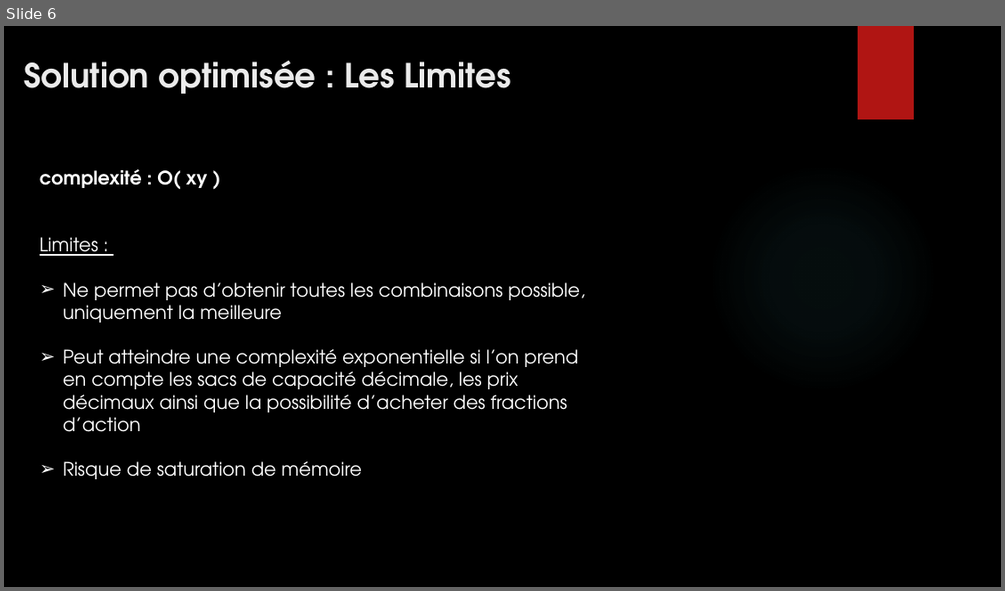
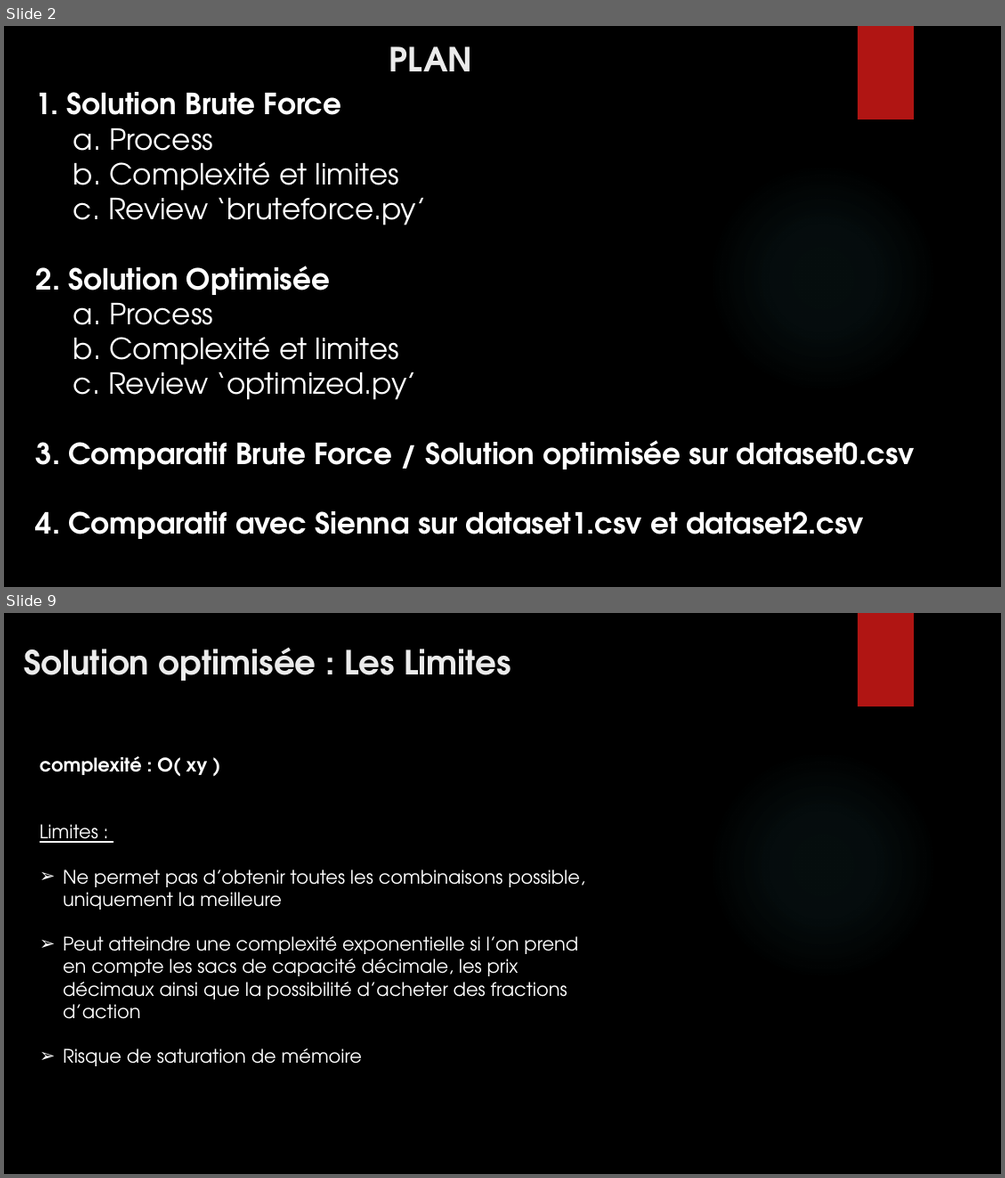
Before and after one commit to NidalChateur/OC_P7, a slide deck: slides/slides.pptx. Shown one above the other, each under a label of ours: slide 6 before the commit, slides 2 and 9 after it; the slides between them are not shown. The pictures are 1005x591 and 1005x1178 pixels, drawn with LibreOffice and Linux fonts; fonts in the diff are those of the drawing; background and template pictures are left out. Boxes give left, top, right and bottom in pixels: in the first picture for what was removed or moved away, otherwise in the second. Text is boxed around its words. In the diff, an @@ line names an element or a change of style, - is before the commit and + after.

```diff
--- a/slides/slides.pptx
+++ b/slides/slides.pptx
@@ slide 2 added at [4, 26, 1001, 587], background picture (left out); not listed: 2 template elements that a slide beside it also shows @@
@@ title added at [389, 46, 473, 71], 32 pt, text #EBEBEB, bold @@
+PLAN
@@ text added at [36, 92, 914, 539], 28 pt, text #FFFFFF, bold @@
+1. Solution Brute Force
+  a. Process
+  b. Complexité et limites
+  c. Review ‘bruteforce.py’
+2. Solution Optimisée
+  a. Process
+  b. Complexité et limites
+  c. Review ‘optimized.py’
+3. Comparatif Brute Force / Solution optimisée sur dataset0.csv
+4. Comparatif avec Sienna sur dataset1.csv et dataset2.csv
@@ what was slide 6 is now slide 9 @@
```
Also in this commit, not shown: 6 slides changed, 1 other slide added, 14 other files.
